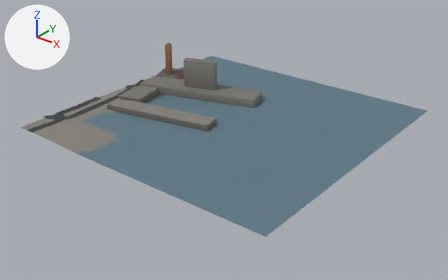
Renders of the glTF model public/tiles/sf/t1_1.glb from each side of a commit.
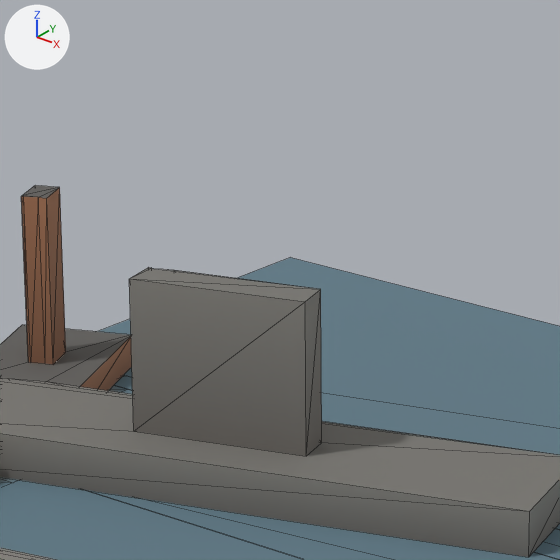
Old and new are each drawn whole from a 50 mm lens placed at (1354.0, -1524.0, 437.0), pointed at (758.0, -779.0, -26.0) and again close up on the part from 36% to 58% of the width and 4% to 39% of the height. The axes (+X, +Y, +Z) are drawn at upper left. The lights are the same throughout. The first two pictures are the older version. The close-ups show mesh edges as thin lines. Vertices at exactly the same position are counted once.

Objects in the first close-up: 'buildings', 'ground'.
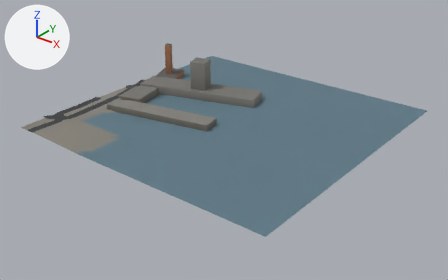
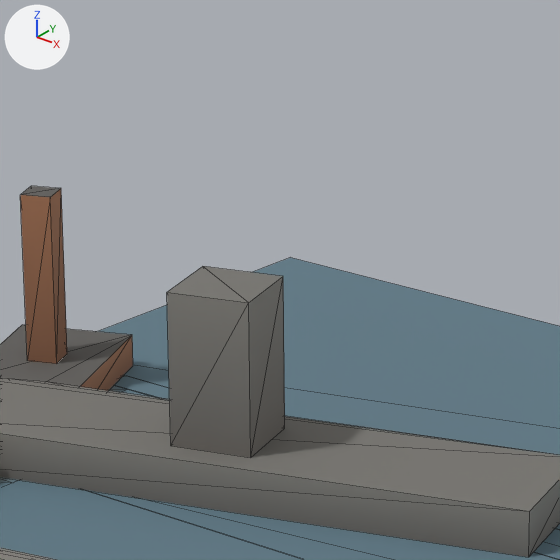
What differs and where, as boxes [x1, y1, x2, y2] in the close-ups (560 x 560 px):
'buildings', reshaped
    before: [0, 185, 560, 560]
    after: [0, 186, 560, 560]
part 1 of me_buildings, rebuilt (39% narrower)
    before: [129, 267, 322, 456]
    after: [167, 266, 285, 458]
part 2 of me_buildings, rebuilt
    before: [21, 185, 66, 365]
    after: [20, 186, 67, 364]

The change, as a diff of the scene's bpy script:
```diff
--- a/public/tiles/sf/t1_1.glb.py
+++ b/public/tiles/sf/t1_1.glb.py
@@ me_buildings @@
 # used by ob_buildings; location = (0.0, 0.0, 0.0)
-me_buildings.from_pydata(...)  # 108 vertices, 153 faces; spans x 496.0..750.0, y -855.0..-630.0, z 0.0..72.0
+me_buildings.from_pydata(...)  # 92 vertices, 129 faces; spans x 496.0..750.0, y -855.0..-630.0, z 0.0..72.0
+# me_buildings part 1: the loose piece of 18 vertices spanning x 604.0..666.0, y -710.0..-679.0, z 16.0..68.0 is rebuilt with 8 vertices and now spans x 617.0..652.0, y -712.0..-676.0, z 16.0..68.0
+# me_buildings part 2: the loose piece of 14 vertices spanning x 521.0..534.0, y -675.0..-659.0, z 12.0..72.0 is rebuilt with 8 vertices and now spans x 520.0..534.0, y -674.0..-660.0, z 12.0..72.0
 me_buildings.materials.append(mat_building)
```
